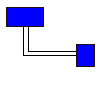
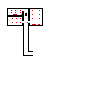
Before/after of a 100x100 layered artwork. What changed in the layer stack:
painted on "Camada 2" over [7, 8, 43, 56]
removed layer "Retângulo 2" over [76, 44, 95, 67]
removed layer "Camada 1" over [33, 51, 76, 56]
removed layer "Retângulo 1" over [6, 7, 44, 27]
